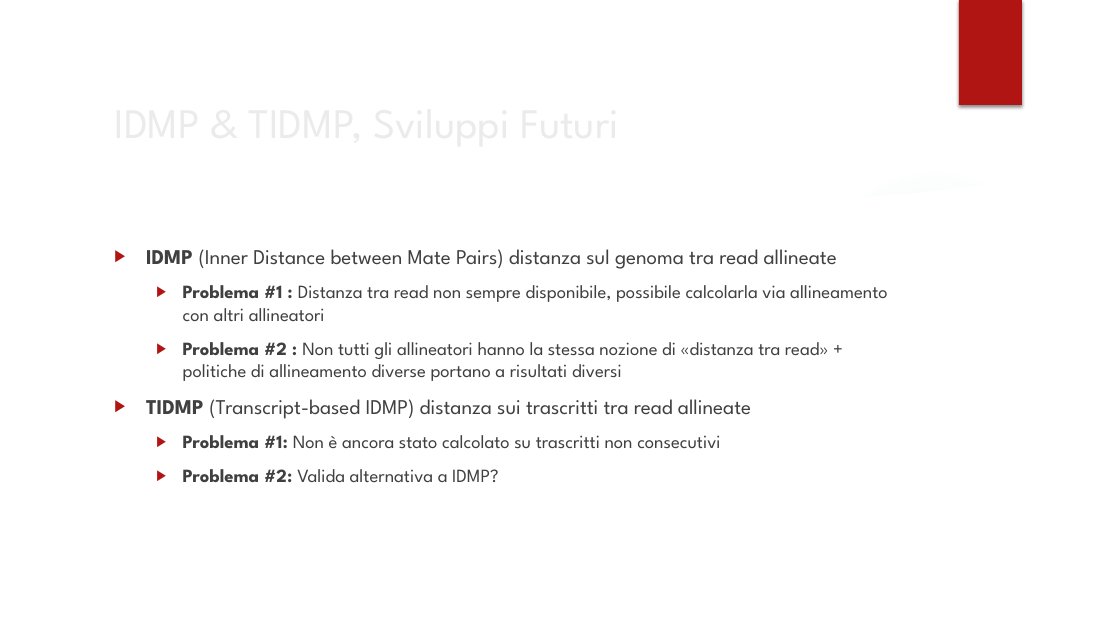
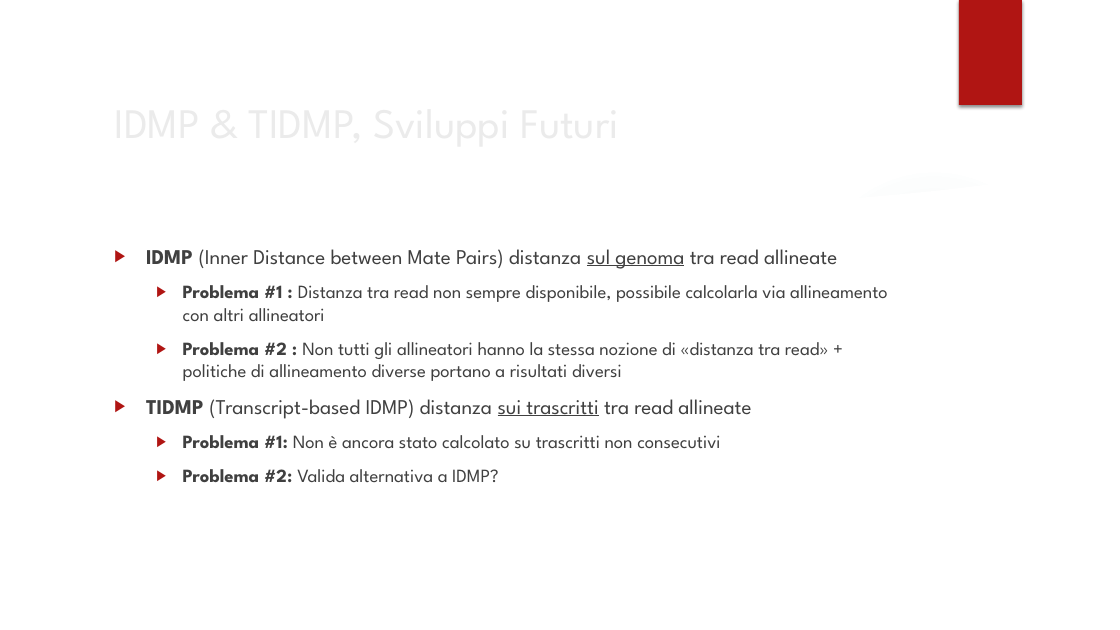
Before and after one commit to HopedWall/TesiTriennaleASGAL, a slide deck: slide 11 of powerpoint/Presentazione.pptx. Drawn at 1120x630 pixels with LibreOffice and Linux fonts; fonts in the diff are those of the drawing; background and template pictures are left out. Boxes give left, top, right and bottom in pixels: in the first picture for what was removed or moved away, otherwise in the second. Text is boxed around its words. In the diff, an @@ line names an element or a change of style, - is before the commit and + after.

```diff
--- a/powerpoint/Presentazione.pptx
+++ b/powerpoint/Presentazione.pptx
@@ text at box(199, 249, 837, 419): underline on in "sul genoma", "sui trascritti" @@
```
Also in this commit, not shown: 6 other slides changed, 3 other files.
